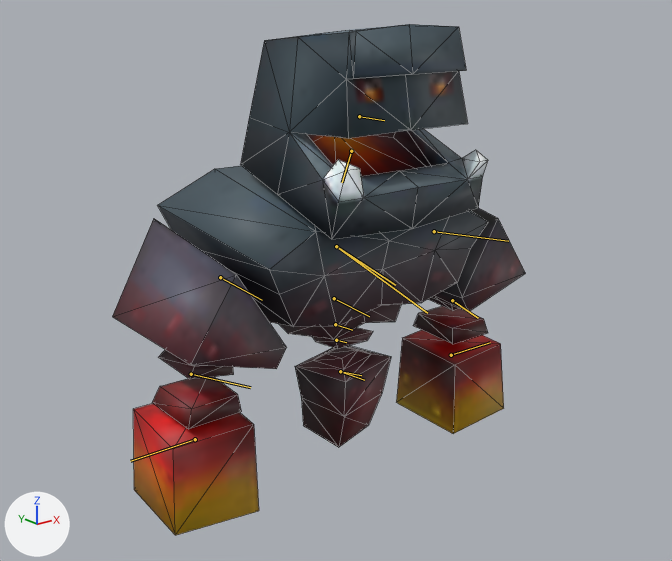
The FBX model Assets/Models/Golem/Toon Rock Golem-Blue.fbx: old version first, new version second.
Both versions are drawn from a camera (50 mm lens) standing at (-0.0275, -0.0343, 0.024) and looking at (0.0023, 0.0029, 0.0091). Arrows for +X, +Y and +Z are at lower left; the lights stay in place. The bones that change are drawn over the model as lines. Mesh edges are drawn as thin lines.

Names of what the first picture shows: 'Toon Rock Golem'.
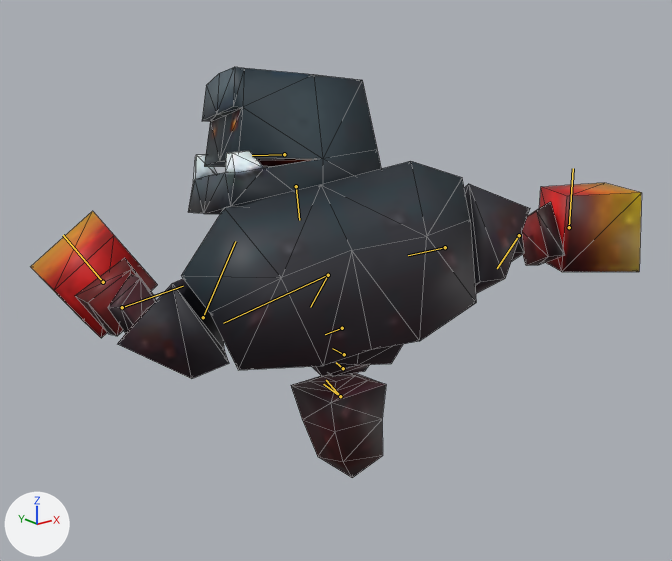
The newer file adds an action. The first version stands in its rest pose; the second is drawn at frame 7 of the action 'Skill'.

Where the change shows, as pixel boxes (x1, y1, x2, y2) in the pictures (672 x 561 px):
'Toon Rock Golem', posed (48% wider, 20% shorter): before (112, 24, 525, 535); after (31, 67, 642, 478)
bone 'RigPelvis', root to tip: before (340, 371) to (364, 380); after (340, 396) to (323, 384)
bone 'RigSpine1', root to tip: before (340, 371) to (361, 375); after (340, 396) to (326, 380)
bone 'RigSpine2', root to tip: before (336, 340) to (346, 342); after (343, 368) to (336, 362)
bone 'RigSpine3', root to tip: before (335, 324) to (352, 330); after (344, 354) to (332, 348)
bone 'RigSpine4', root to tip: before (334, 298) to (369, 316); after (342, 328) to (325, 334)
bone 'RigRibcage', root to tip: before (336, 246) to (395, 285); after (328, 275) to (310, 307)
bone 'RigLArm1', root to tip: before (434, 231) to (508, 241); after (203, 317) to (235, 241)
bone 'RigLArm2', root to tip: before (452, 300) to (478, 318); after (122, 307) to (183, 286)
bone 'RigLArmPalm', root to tip: before (451, 355) to (490, 342); after (103, 282) to (63, 235)
bone 'RigNeck', root to tip: before (336, 246) to (427, 313); after (328, 275) to (223, 323)
bone 'RigHead', root to tip: before (359, 116) to (384, 120); after (284, 154) to (252, 155)
bone 'RigMouth', root to tip: before (351, 151) to (342, 182); after (296, 186) to (299, 220)
bone 'RigRArm1', root to tip: before (220, 277) to (262, 300); after (445, 247) to (408, 255)
bone 'RigRArm2', root to tip: before (191, 374) to (250, 387); after (519, 235) to (497, 268)
bone 'RigRArmPalm', root to tip: before (195, 439) to (130, 461); after (569, 227) to (573, 168)

The edits, one by one:
Bone 'RigPelvis' (bone_rigpelvis) moves from (0.0, 0.0, 0.0) to (-0.136, -0.011, 0.0).
Bone 'RigPelvis' (bone_rigpelvis) turns from (0, 0, 0) to (170, 3, 4) degrees about its own x, y and z.
Bone 'RigSpine1' (bone_rigspine1) turns from (0, 0, 0) to (-1, 2, -3) degrees about its own x, y and z.
Bone 'RigSpine2' (bone_rigspine2) turns from (0, 0, 0) to (-1, 2, 1) degrees about its own x, y and z.
Bone 'RigSpine3' (bone_rigspine3) turns from (0, 0, 0) to (-2, -2, 9) degrees about its own x, y and z.
Bone 'RigSpine4' (bone_rigspine4) turns from (0, 0, 0) to (-3, -4, 11) degrees about its own x, y and z.
Bone 'RigRibcage' (bone_rigribcage) turns from (0, 0, 0) to (-2, -2, 5) degrees about its own x, y and z.
Bone 'RigLArm1' (bone_riglarm1) turns from (0, 0, 0) to (29, 43, 100) degrees about its own x, y and z.
Bone 'RigLArm2' (bone_riglarm2) turns from (0, 0, 0) to (6, 21, 33) degrees about its own x, y and z.
Bone 'RigLArmPalm' (bone_riglarmpalm) turns from (0, 0, 0) to (0, 2, -8) degrees about its own x, y and z.
Bone 'RigNeck' (bone_rigneck) turns from (0, 0, 0) to (45, 0, -10) degrees about its own x, y and z.
Bone 'RigHead' (bone_righead) turns from (0, 0, 0) to (47, -6, -7) degrees about its own x, y and z.
Bone 'RigMouth' (bone_rigmouth) turns from (0, 0, 0) to (0, 0, -22) degrees about its own x, y and z.
Bone 'RigRArm1' (bone_rigrarm1) turns from (0, 0, 0) to (-18, -59, 24) degrees about its own x, y and z.
Bone 'RigRArm2' (bone_rigrarm2) turns from (0, 0, 0) to (5, -20, -9) degrees about its own x, y and z.
Bone 'RigRArmPalm' (bone_rigrarmpalm) turns from (0, 0, 0) to (22, -5, -8) degrees about its own x, y and z.
